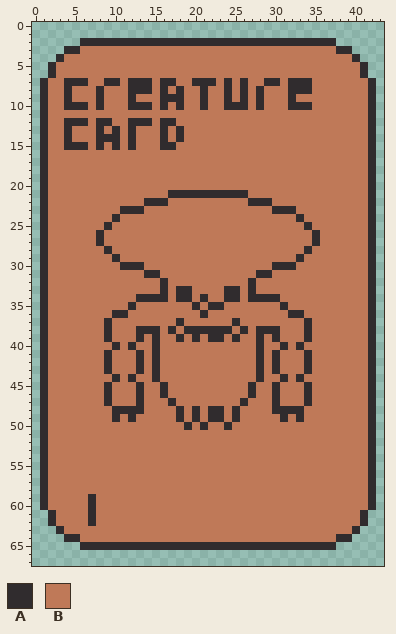
Sprite sheet: personal_animations/hotbar_creature_slot.png. The first picture shows the starting point.
The file is 44x68 pixels.
Palette (. is transparent): A #302c2e  B #bf7958
Pixels before, first column x 1:
 2 .....AAAAAAAAAAAAAAAAAAAAAAAAAAAAAAAA.....
 3 ...AABBBBBBBBBBBBBBBBBBBBBBBBBBBBBBBBAA...
 4 ..ABBBBBBBBBBBBBBBBBBBBBBBBBBBBBBBBBBBBA..
 5 .ABBBBBBBBBBBBBBBBBBBBBBBBBBBBBBBBBBBBBBA.
 6 .ABBBBBBBBBBBBBBBBBBBBBBBBBBBBBBBBBBBBBBA.
 7 ABBAAABBAABAAABAABBAAABABABBAABAAABBBBBBBA
 8 ABBABBBABBBAAABABABBABBABABABBBAAABBBBBBBA
 9 ABBABBBABBBABBBAAABBABBABABABBBABBBBBBBBBA
10 ABBAAABABBBAAABABABBABBAAABABBBAAABBBBBBBA
11 ABBBBBBBBBBBBBBBBBBBBBBBBBBBBBBBBBBBBBBBBA
12 ABBAAABAABBAAABAABBBBBBBBBBBBBBBBBBBBBBBBA
13 ABBABBBABABABBBABABBBBBBBBBBBBBBBBBBBBBBBA
14 ABBABBBAAABABBBABABBBBBBBBBBBBBBBBBBBBBBBA
15 ABBAAABABABABBBAABBBBBBBBBBBBBBBBBBBBBBBBA
16 ABBBBBBBBBBBBBBBBBBBBBBBBBBBBBBBBBBBBBBBBA
17 ABBBBBBBBBBBBBBBBBBBBBBBBBBBBBBBBBBBBBBBBA
18 ABBBBBBBBBBBBBBBBBBBBBBBBBBBBBBBBBBBBBBBBA
19 ABBBBBBBBBBBBBBBBBBBBBBBBBBBBBBBBBBBBBBBBA
20 ABBBBBBBBBBBBBBBBBBBBBBBBBBBBBBBBBBBBBBBBA
21 ABBBBBBBBBBBBBBBAAAAAAAAAABBBBBBBBBBBBBBBA
22 ABBBBBBBBBBBBAAABBBBBBBBBBAAABBBBBBBBBBBBA
23 ABBBBBBBBBAAABBBBBBBBBBBBBBBBAAABBBBBBBBBA
24 ABBBBBBBBABBBBBBBBBBBBBBBBBBBBBBABBBBBBBBA
25 ABBBBBBBABBBBBBBBBBBBBBBBBBBBBBBBABBBBBBBA
26 ABBBBBBABBBBBBBBBBBBBBBBBBBBBBBBBBABBBBBBA
27 ABBBBBBABBBBBBBBBBBBBBBBBBBBBBBBBBABBBBBBA
28 ABBBBBBBABBBBBBBBBBBBBBBBBBBBBBBBABBBBBBBA
29 ABBBBBBBBABBBBBBBBBBBBBBBBBBBBBBABBBBBBBBA
30 ABBBBBBBBBAAABBBBBBBBBBBBBBBBAAABBBBBBBBBA
31 ABBBBBBBBBBBBAABBBBBBBBBBBBAABBBBBBBBBBBBA
32 ABBBBBBBBBBBBBBABBBBBBBBBBABBBBBBBBBBBBBBA
33 ABBBBBBBBBBBBBBABAABBBBAABABBBBBBBBBBBBBBA
34 ABBBBBBBBBBBAAAABAABABBAABAAAABBBBBBBBBBBA
35 ABBBBBBBBBBABBBBBBBABAABBBBBBBABBBBBBBBBBA
36 ABBBBBBBBAABBBBBBBBBABBBBBBBBBBAABBBBBBBBA
37 ABBBBBBBABBBBBBBBABBBBBBABBBBBBBBABBBBBBBA
38 ABBBBBBBABBBAAABABAAAAAABABAAABBBABBBBBBBA
39 ABBBBBBBABBBABABBABABAABABBABABBBABBBBBBBA
40 ABBBBBBBBABABBABBBBBBBBBBBBABBABABBBBBBBBA
41 ABBBBBBBABBBABABBBBBBBBBBBBABABBBABBBBBBBA
42 ABBBBBBBABBBABABBBBBBBBBBBBABABBBABBBBBBBA
43 ABBBBBBBABBBABABBBBBBBBBBBBABABBBABBBBBBBA
44 ABBBBBBBBABABBABBBBBBBBBBBBABBABABBBBBBBBA
45 ABBBBBBBABBBABBABBBBBBBBBBABBABBBABBBBBBBA
46 ABBBBBBBABBBABBABBBBBBBBBBABBABBBABBBBBBBA
47 ABBBBBBBABBBABBBABBBBBBBBABBBABBBABBBBBBBA
48 ABBBBBBBBAAAABBBBABABAABABBBBAAAABBBBBBBBA
49 ABBBBBBBBABABBBBBABABAABABBBBBABABBBBBBBBA
50 ABBBBBBBBBBBBBBBBBABABBABBBBBBBBBBBBBBBBBA
51 ABBBBBBBBBBBBBBBBBBBBBBBBBBBBBBBBBBBBBBBBA
52 ABBBBBBBBBBBBBBBBBBBBBBBBBBBBBBBBBBBBBBBBA
53 ABBBBBBBBBBBBBBBBBBBBBBBBBBBBBBBBBBBBBBBBA
54 ABBBBBBBBBBBBBBBBBBBBBBBBBBBBBBBBBBBBBBBBA
55 ABBBBBBBBBBBBBBBBBBBBBBBBBBBBBBBBBBBBBBBBA
56 ABBBBBBBBBBBBBBBBBBBBBBBBBBBBBBBBBBBBBBBBA
57 ABBBBBBBBBBBBBBBBBBBBBBBBBBBBBBBBBBBBBBBBA
58 ABBBBBBBBBBBBBBBBBBBBBBBBBBBBBBBBBBBBBBBBA
59 ABBBBBABBBBBBBBBBBBBBBBBBBBBBBBBBBBBBBBBBA
60 ABBBBBABBBBBBBBBBBBBBBBBBBBBBBBBBBBBBBBBBA
61 .ABBBBABBBBBBBBBBBBBBBBBBBBBBBBBBBBBBBBBA.
62 .ABBBBABBBBBBBBBBBBBBBBBBBBBBBBBBBBBBBBBA.
63 ..ABBBBBBBBBBBBBBBBBBBBBBBBBBBBBBBBBBBBA..
64 ...AABBBBBBBBBBBBBBBBBBBBBBBBBBBBBBBBAA...
65 .....AAAAAAAAAAAAAAAAAAAAAAAAAAAAAAAA.....
The same view after the edit:
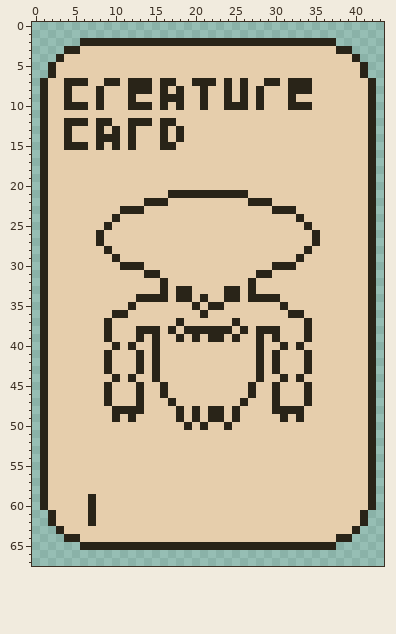
Difference:
colour A: #302c2e -> #292418
colour B: #bf7958 -> #e6ceac
